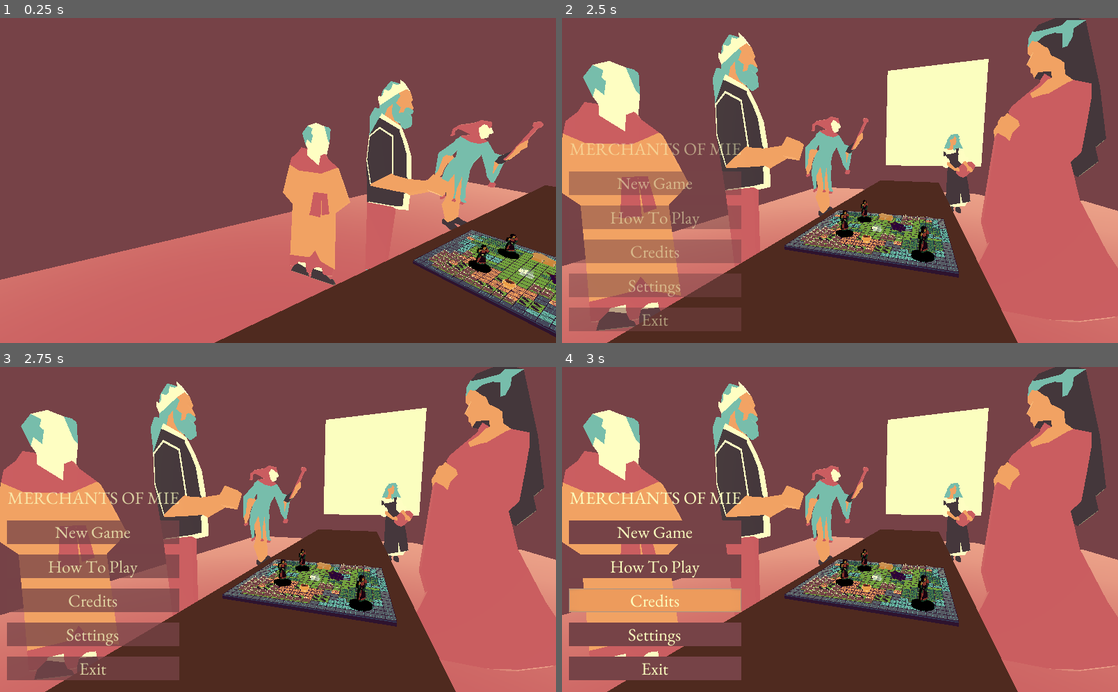
Above: before the commit, frames 1-4 (two rows, left to right).
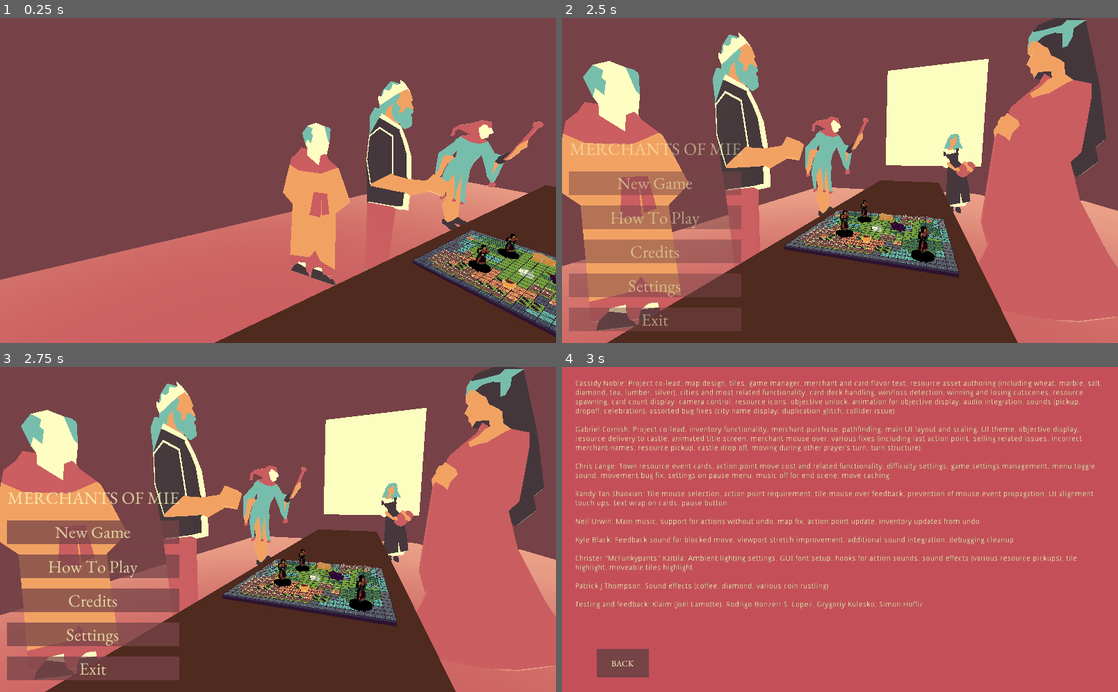
Above: after the commit, the same moments.

Repository: gamkedo-la/merchants-of-mie
Game: Godot game, scene res://StartScreen/StartScreen.tscn
The game is run twice, just before and just after one commit, with the same random seed, the same clock (stepped at 60 frames per second) and the same inputs. Sound files missing from this copy of the repository are replaced by a short silence.
Inputs (mouse positions are in pixels of both pictures, inside the frame that each line leads up to):
- Up to frame 1 (0.25 s): no input
- Up to frame 2 (2.5 s): tap Enter at 0.5 s; move the mouse to (962, 164) at 0.52 s; tap K at 0.6, 2.1 s; click (962, 164) at 0.67 s; drag from (728, 196) to (812, 245) at 1.27 s; move the mouse to (895, 109) at 2.02 s; click (895, 109) at 2.17 s
- Up to frame 3 (2.75 s): no input
- Up to frame 4 (3 s): click "Credits" at 2.75 s

Frames 1-3 are identical in both runs. In frame 4, 84% of the frame differs, in the area x 0-100%, y 0-100%.

Commit message:
Implemented Credits in main menu

Diff:
--- /dev/null
+++ b/GUI/Credits.gd
@@ -0,0 +1,21 @@
+extends Control
+
+
+# Declare member variables here. Examples:
+# var a = 2
+# var b = "text"
+
+
+# Called when the node enters the scene tree for the first time.
+func _ready():
+	pass # Replace with function body.
+
+
+# Called every frame. 'delta' is the elapsed time since the previous frame.
+#func _process(delta):
+#	pass
+
+
+func _on_Button_pressed():
+	hide()
+	pass # Replace with function body.
--- /dev/null
+++ b/GUI/Credits.tscn
@@ -0,0 +1,94 @@
+[gd_scene load_steps=2 format=2]
+
+[ext_resource path="res://GUI/Credits.gd" type="Script" id=1]
+
+[node name="Credits" type="Control"]
+margin_right = 1024.0
+margin_bottom = 600.0
+script = ExtResource( 1 )
+
+[node name="ColorRect" type="ColorRect" parent="."]
+anchor_right = 1.0
+anchor_bottom = 1.0
+color = Color( 0.776471, 0.313726, 0.352941, 1 )
+
+[node name="VBoxContainer" type="VBoxContainer" parent="."]
+anchor_right = 1.0
+anchor_bottom = 1.0
+margin_left = 24.0
+margin_top = 24.0
+margin_right = -24.0
+margin_bottom = -88.0
+custom_constants/separation = 20
+
+[node name="Cassidy" type="Label" parent="VBoxContainer"]
+margin_right = 976.0
+margin_bottom = 65.0
+text = "Cassidy Noble: Project co-lead, map design, tiles, game manager, merchant and card flavor text, resource asset authoring (including wheat, marble, salt, diamond, tea, lumber, silver), cities and most related functionality, card deck handling, win/loss detection, winning and losing cutscenes, resource spawning, card count display, camera control, resource icons, objective unlock, animation for objective display, audio integration, sounds (pickup, dropoff, celebration), assorted bug fixes (city name display, duplication glitch, collider issue)"
+autowrap = true
+
+[node name="Gabriel" type="Label" parent="VBoxContainer"]
+margin_top = 85.0
+margin_right = 976.0
+margin_bottom = 133.0
+text = "Gabriel Cornish: Project co-lead, inventory functionality, merchant purchase, pathfinding, main UI layout and scaling, UI theme, objective display, resource delivery to castle, animated title screen, merchant mouse over, various fixes (including last action point, selling related issues, incorrect merchant names, resource pickup, castle drop off, moving during other player's turn, turn structure)"
+autowrap = true
+
+[node name="ChrisL" type="Label" parent="VBoxContainer"]
+margin_top = 153.0
+margin_right = 976.0
+margin_bottom = 184.0
+text = "Chris Lange: Town resource event cards, action point move cost and related functionality, difficulty settings, game settings management, menu toggle sound, movement bug fix, settings on pause menu, music off for end scene, move caching"
+autowrap = true
+
+[node name="Randy" type="Label" parent="VBoxContainer"]
+margin_top = 204.0
+margin_right = 976.0
+margin_bottom = 235.0
+text = "Randy Tan Shaoxian: Tile mouse selection, action point requirement, tile mouse over feedback, prevention of mouse event propagation, UI alignment touch ups, text wrap on cards, pause button"
+autowrap = true
+
+[node name="Neil" type="Label" parent="VBoxContainer"]
+margin_top = 255.0
+margin_right = 976.0
+margin_bottom = 269.0
+text = "Neil Urwin: Main music, support for actions without undo, map fix, action point update, inventory updates from undo"
+autowrap = true
+
+[node name="Kyle" type="Label" parent="VBoxContainer"]
+margin_top = 289.0
+margin_right = 976.0
+margin_bottom = 303.0
+text = "Kyle Black: Feedback sound for blocked move, viewport stretch improvement, additional sound integration, debugging cleanup"
+autowrap = true
+
+[node name="Christer" type="Label" parent="VBoxContainer"]
+margin_top = 323.0
+margin_right = 976.0
+margin_bottom = 354.0
+text = "Christer \"McFunkypants\" Kaitila: Ambient lighting settings, GUI font setup, hooks for action sounds, sound effects (various resource pickups), tile highlight, moveable tiles highlight"
+autowrap = true
+
+[node name="Patrick" type="Label" parent="VBoxContainer"]
+margin_top = 374.0
+margin_right = 976.0
+margin_bottom = 388.0
+text = "Patrick J Thompson: Sound effects (coffee, diamond, various coin rustling)"
+autowrap = true
+
+[node name="Playtesting" type="Label" parent="VBoxContainer"]
+margin_top = 408.0
+margin_right = 976.0
+margin_bottom = 422.0
+text = "Testing and feedback: Klaim (Joël Lamotte), Rodrigo Bonzerr S. Lopez, Grygoriy Kulesko, Simon Hoffiz"
+autowrap = true
+
+[node name="Button" type="Button" parent="."]
+margin_left = 64.0
+margin_top = 520.0
+margin_right = 160.0
+margin_bottom = 573.0
+text = "BACK"
+expand_icon = true
+
+[connection signal="pressed" from="Button" to="." method="_on_Button_pressed"]
--- a/StartScreen/StartScreen.gd
+++ b/StartScreen/StartScreen.gd
@@ -20,3 +20,7 @@
 
 func _on_NewGameButton2_pressed():
 	$HowTo.visible = true
+
+
+func _on_CreditsButton_pressed():
+	$Credits.visible = true
--- a/StartScreen/StartScreen.tscn
+++ b/StartScreen/StartScreen.tscn
@@ -19,6 +19,7 @@
 [ext_resource path="res://SharedResources/Fonts/EB_Garamond/EBGaramond-Regular.ttf" type="DynamicFontData" id=17]
 [ext_resource path="res://GUI/Theme/ui_theme.tres" type="Theme" id=18]
 [ext_resource path="res://StartScreen/HowTo.tscn" type="PackedScene" id=19]
+[ext_resource path="res://GUI/Credits.tscn" type="PackedScene" id=20]
 
 [sub_resource type="DynamicFont" id=3]
 size = 32
@@ -288,10 +289,14 @@
 [node name="incense" parent="." instance=ExtResource( 6 )]
 transform = Transform( 0.05, 0, 0, 0, 0.05, 0, 0, 0, 0.05, -2.29569, 0.706793, 0.561796 )
 
+[node name="Credits" parent="." instance=ExtResource( 20 )]
+visible = false
+
 [node name="HowTo" parent="." instance=ExtResource( 19 )]
 visible = false
 
 [connection signal="pressed" from="CenterContainer/VBoxContainer/NewGameButton" to="." method="_on_NewGameButton_pressed"]
 [connection signal="pressed" from="CenterContainer/VBoxContainer/NewGameButton2" to="." method="_on_NewGameButton2_pressed"]
+[connection signal="pressed" from="CenterContainer/VBoxContainer/CreditsButton" to="." method="_on_CreditsButton_pressed"]
 [connection signal="pressed" from="CenterContainer/VBoxContainer/SettingsButton" to="." method="_on_SettingsButton_pressed"]
 [connection signal="pressed" from="CenterContainer/VBoxContainer/ExitButton" to="." method="_on_ExitButton_pressed"]
Not shown: 1 places in StartScreen/StartScreen.tscn that only renumber resources
